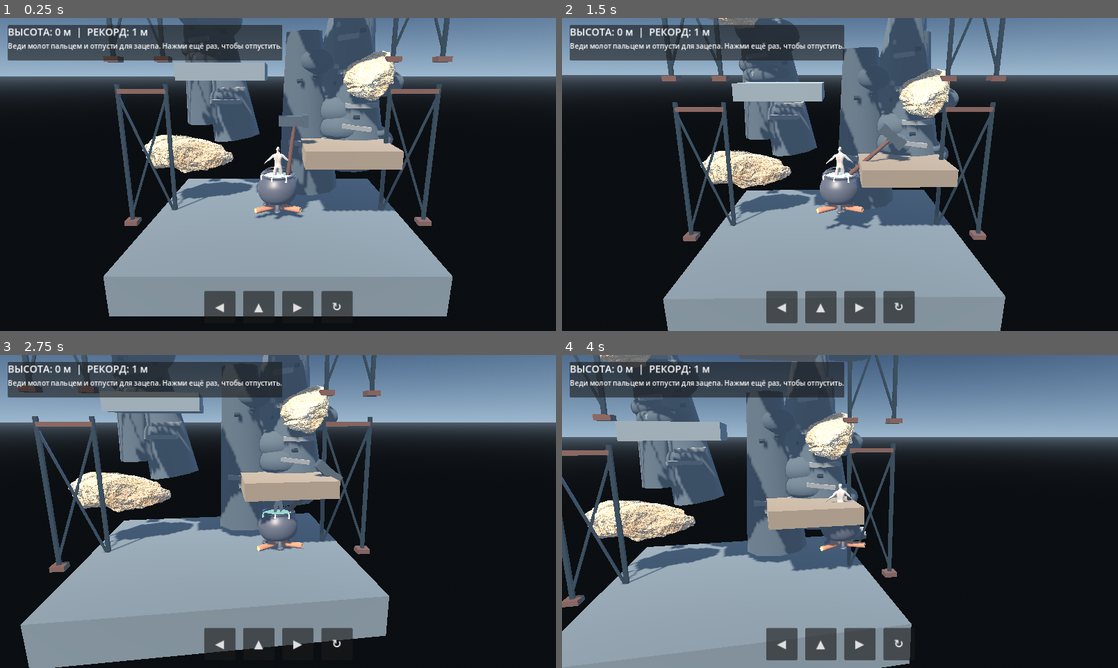
Above: before the commit, frames 1-4 (two rows, left to right).
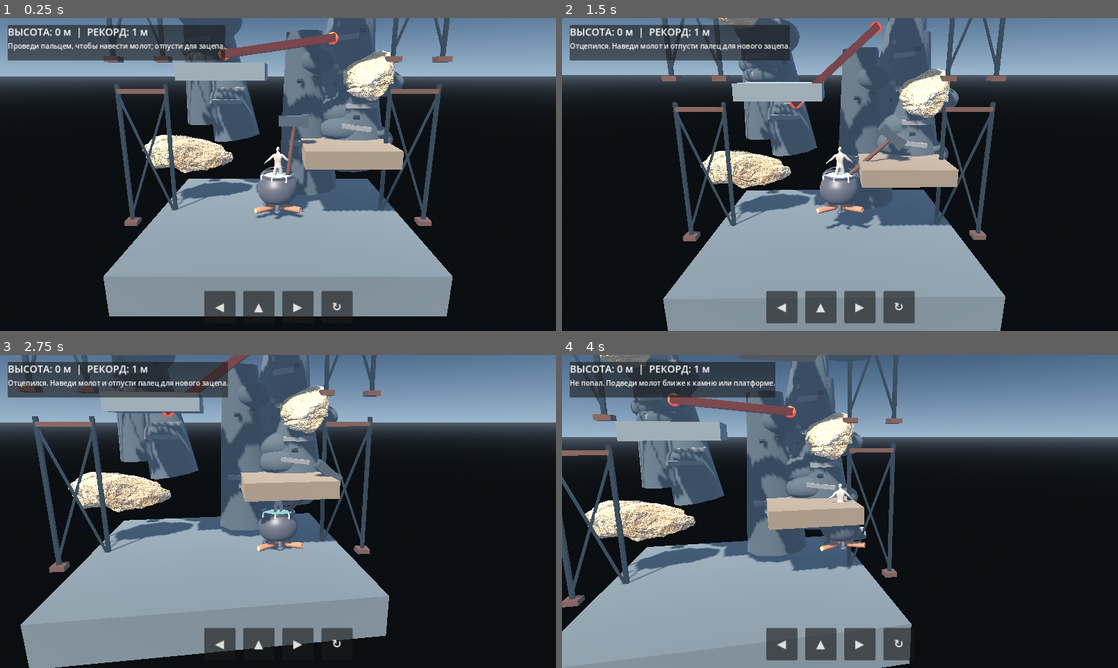
Above: after the commit, the same moments.

Repository: uchihabaha05-del/CLIMB-MASTER
Game: Godot game, scene res://scenes/main.tscn
Same seed, same stepped clock (60 frames per second), same inputs: the game is played once before the commit and once after it.
Inputs (mouse positions are in pixels of both pictures, inside the frame that each line leads up to):
- Up to frame 1 (0.25 s): no input
- Up to frame 2 (1.5 s): tap Enter (ui_accept) at 0.5, 0.77 s; move the mouse to (962, 158) at 0.52 s; hold Right (ui_right) 0.53-1.25 s; click (962, 158) at 0.67 s; drag from (728, 190) to (812, 237) at 1.27 s
- Up to frame 3 (2.75 s): move the mouse to (333, 442) at 2.02 s; hold Right (ui_right) from 2.03 s (still down)
- Up to frame 4 (4 s): release Right (ui_right) at 2.75 s; drag from (812, 574) to (673, 464) at 2.77 s; move the mouse to (1006, 558) at 3.52 s; hold Left (ui_left) from 3.53 s (still down); tap Enter (ui_accept) at 3.77 s

The runs differ from the first frame. In frame 1, 2.5% of the frame differs, in the area x 1-64%, y 2-34%; in frame 2, 2.4%; in frame 3, 2.3%; in frame 4, 3.0%, in the area x 1-51%, y 2-42%.

Commit message:
Add rotating hazards and hook feedback

Diff:
--- a/scripts/main.gd
+++ b/scripts/main.gd
@@ -12,12 +12,16 @@
 var checkpoint_positions: Array[Vector3] = []
 var active_checkpoint := 0
 var checkpoint_label: Label
+var moving_obstacles: Array[AnimatableBody3D] = []
+var obstacle_clock := 0.0
+var last_player_feedback := ""
 
 func _ready() -> void:
     _build_world()
     _build_photogrammetry_boulders()
     _build_industrial_structures()
     _build_checkpoints()
+    _build_obstacles()
     _build_player()
     _build_camera()
     _build_hud()
@@ -270,6 +274,57 @@
         beacon.material_override = beacon_mat
         marker.add_child(beacon)
 
+func _build_obstacles() -> void:
+    # Rotating quarry beams create timing-based hazards across the ascent.
+    var hazard_material := StandardMaterial3D.new()
+    hazard_material.albedo_color = Color(0.28, 0.095, 0.055)
+    hazard_material.metallic = 0.72
+    hazard_material.roughness = 0.36
+    hazard_material.emission_enabled = true
+    hazard_material.emission = Color(0.42, 0.075, 0.018)
+    hazard_material.emission_energy_multiplier = 0.45
+
+    var warning_material := StandardMaterial3D.new()
+    warning_material.albedo_color = Color(0.95, 0.34, 0.08)
+    warning_material.metallic = 0.35
+    warning_material.emission_enabled = true
+    warning_material.emission = Color(0.8, 0.12, 0.015)
+    warning_material.emission_energy_multiplier = 1.2
+
+    var obstacle_heights := [5.8, 11.8, 17.8]
+    for i in range(obstacle_heights.size()):
+        var obstacle := AnimatableBody3D.new()
+        obstacle.name = "RotatingHazard_%d" % i
+        obstacle.position = Vector3(0.0, obstacle_heights[i], 0.35)
+        obstacle.sync_to_physics = true
+        obstacle.add_to_group("climb_hazard")
+
+        var beam := MeshInstance3D.new()
+        var beam_mesh := BoxMesh.new()
+        beam_mesh.size = Vector3(3.7, 0.24, 0.48)
+        beam.mesh = beam_mesh
+        beam.material_override = hazard_material
+        obstacle.add_child(beam)
+
+        var beam_collision := CollisionShape3D.new()
+        var beam_shape := BoxShape3D.new()
+        beam_shape.size = Vector3(3.7, 0.28, 0.55)
+        beam_collision.shape = beam_shape
+        obstacle.add_child(beam_collision)
+
+        for side in [-1.0, 1.0]:
+            var warning_cap := MeshInstance3D.new()
+            var cap_mesh := SphereMesh.new()
+            cap_mesh.radius = 0.19
+            cap_mesh.height = 0.38
+            warning_cap.mesh = cap_mesh
+            warning_cap.position.x = side * 1.78
+            warning_cap.material_override = warning_material
+            obstacle.add_child(warning_cap)
+
+        moving_obstacles.append(obstacle)
+        add_child(obstacle)
+
 func _add_platform(pos: Vector3, size: Vector3, color: Color) -> void:
     var body := StaticBody3D.new()
     body.position = pos
@@ -357,10 +412,18 @@
     hud.add_child(restart_button)
 
 func _process(delta: float) -> void:
+    obstacle_clock += delta
+    for i in range(moving_obstacles.size()):
+        var obstacle := moving_obstacles[i]
+        if is_instance_valid(obstacle):
+            obstacle.rotation.z = sin(obstacle_clock * (0.82 + float(i) * 0.13) + float(i) * 1.7) * 0.78
     if not is_instance_valid(player):
         return
     var h := maxf(0.0, player.global_position.y - start_y)
     _check_checkpoint()
+    if player.hook_feedback != last_player_feedback:
+        last_player_feedback = player.hook_feedback
+        status_label.text = last_player_feedback
     peak_y = maxf(peak_y, h)
     height_label.text = "ВЫСОТА: %d м  |  РЕКОРД: %d м" % [int(h), int(peak_y)]
     # Fixed, slightly elevated chase camera: it follows the climber but does not orbit.
